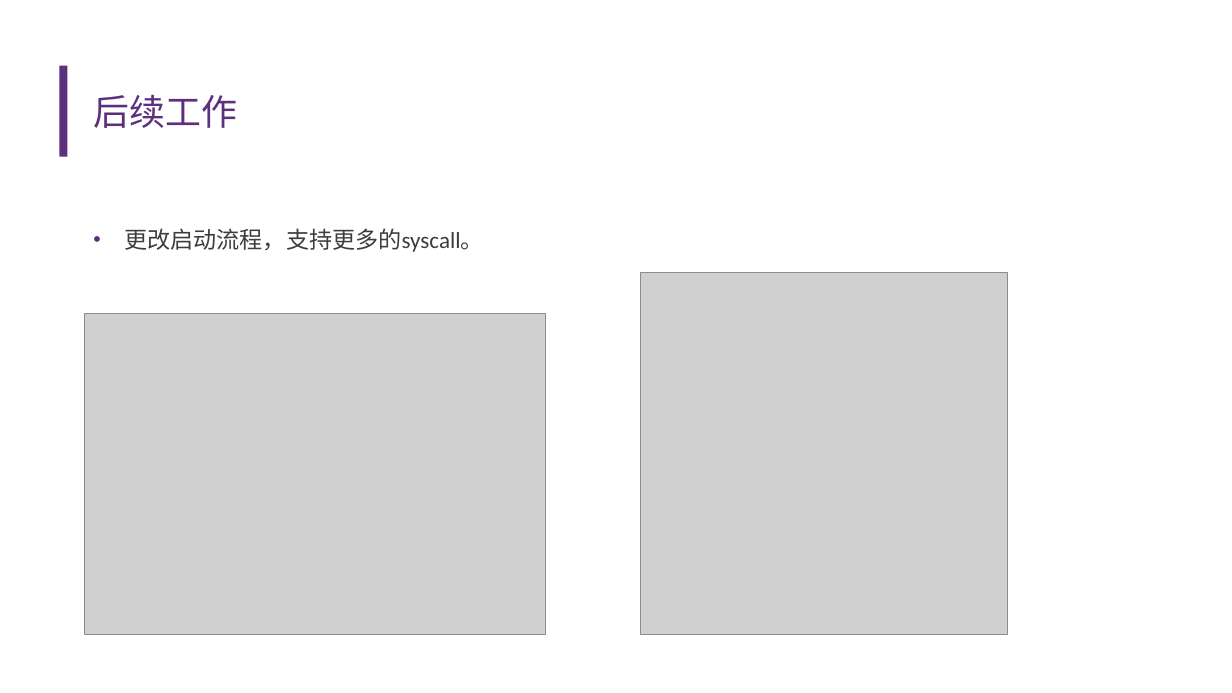
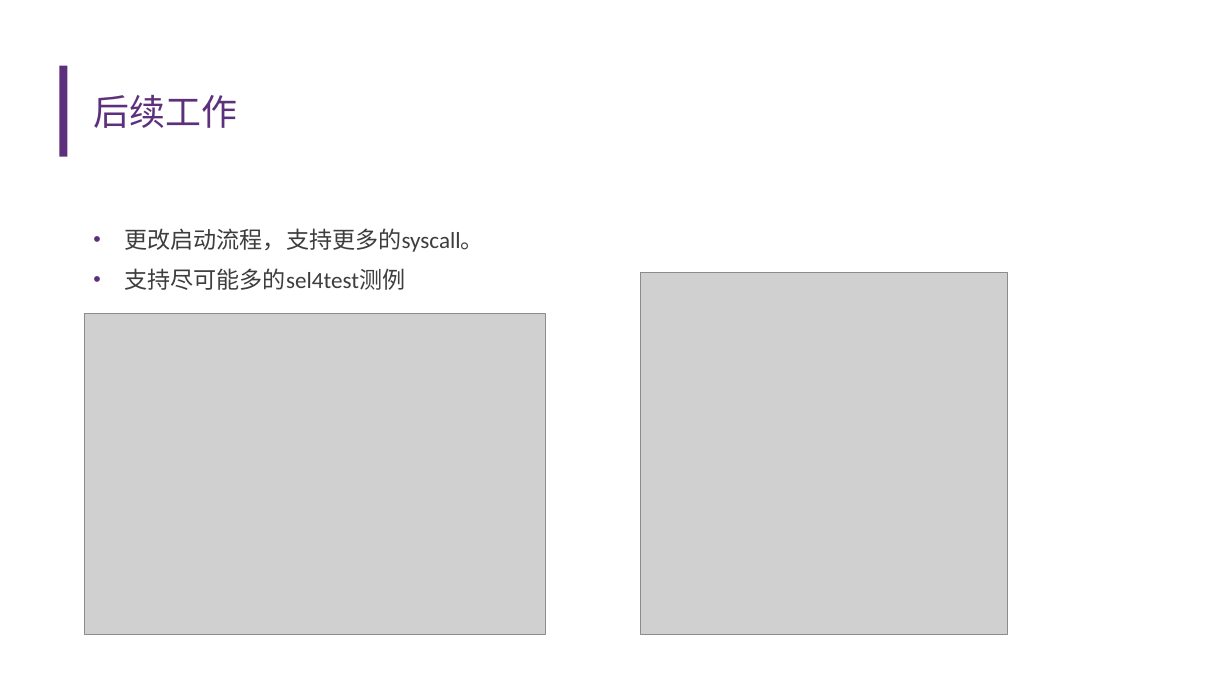
Before and after one commit to llh730/seL4-rust-implement, a slide deck: slide 11 of record/中期答辩——李龙昊.pptx. Drawn at 1232x693 pixels with LibreOffice and Linux fonts; fonts in the diff are those of the drawing; grey boxes stand for pictures; background and template pictures are left out. Boxes give left, top, right and bottom in pixels: in the first picture for what was removed or moved away, otherwise in the second. Text is boxed around its words. In the diff, an @@ line names an element or a change of style, - is before the commit and + after.

```diff
--- a/record/中期答辩——李龙昊.pptx
+++ b/record/中期答辩——李龙昊.pptx
@@ text at box(124, 268, 405, 290): paragraph added @@
+• 支持尽可能多的sel4test测例
```
Also in this commit, not shown: 7 other slides changed, 1 slide removed, 9 other files.
